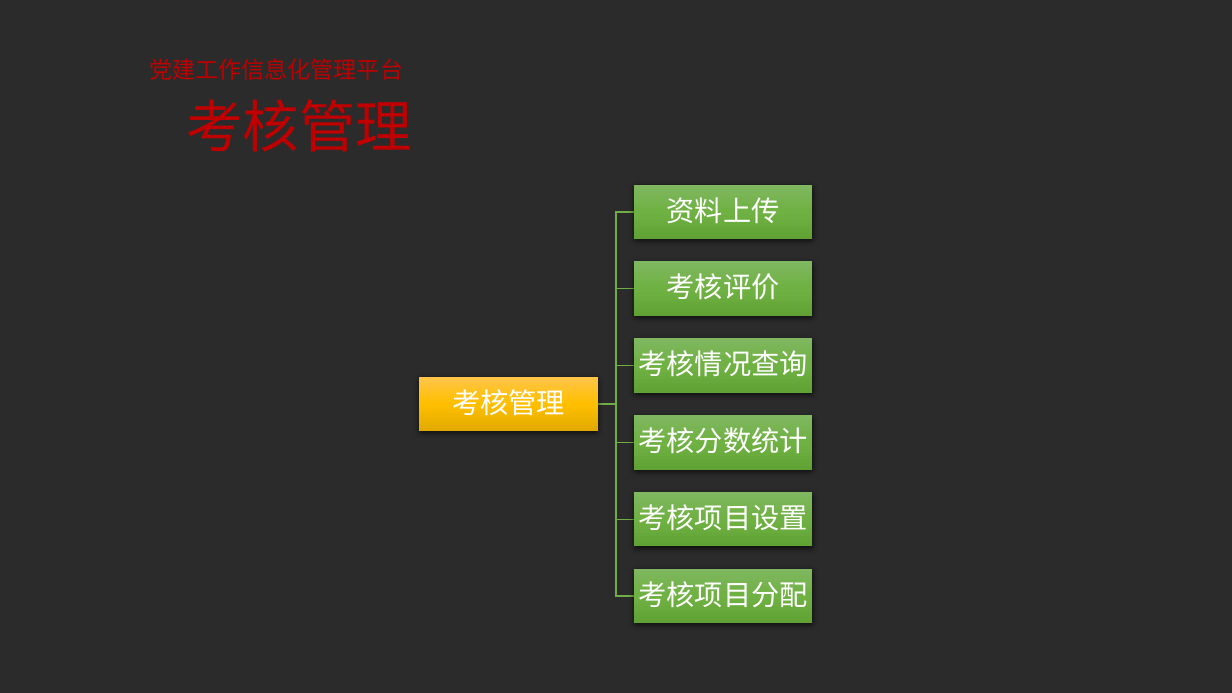
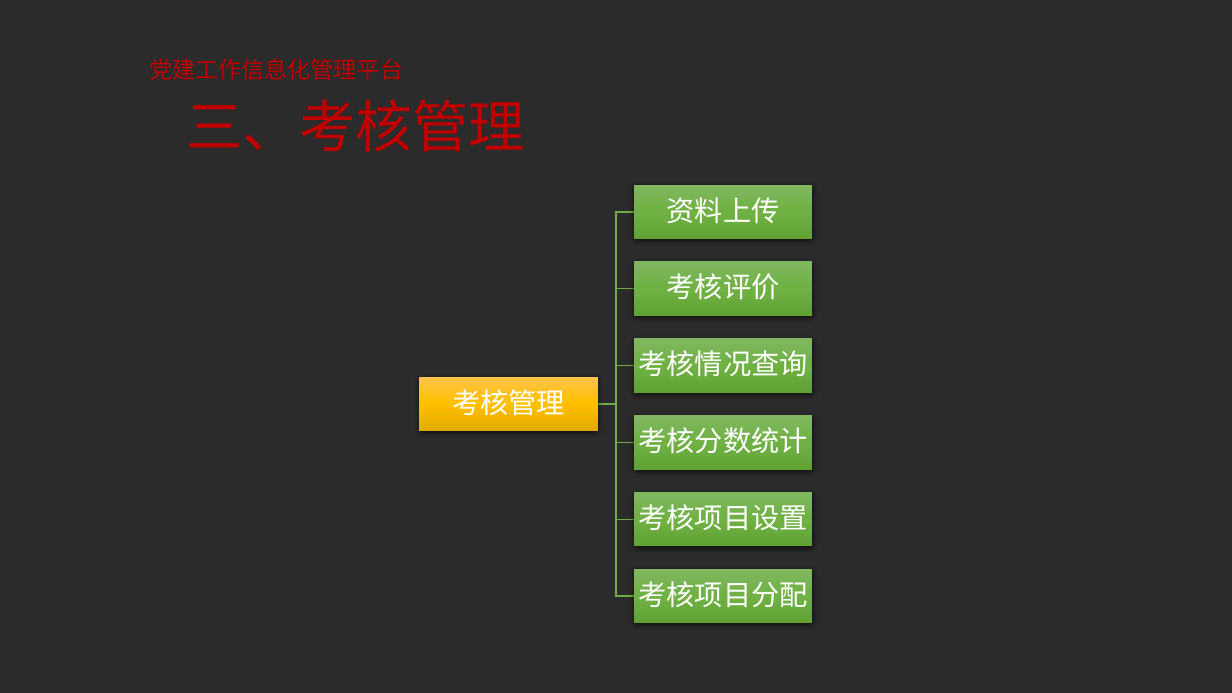
Before and after one commit to rider11-dev/work, a slide deck: slide 5 of PartyBuilding/党建资料/党建演示ppt/党建工作信息化管理平台.pptx (slide 6 before the commit). Drawn at 1232x693 pixels with LibreOffice and Linux fonts; fonts in the diff are those of the drawing; background and template pictures are left out; a plain dark background stands for a picture behind light text. Boxes give left, top, right and bottom in pixels: in the first picture for what was removed or moved away, otherwise in the second. Text is boxed around its words. In the diff, an @@ line names an element or a change of style, - is before the commit and + after.

```diff
--- a/PartyBuilding/党建资料/党建演示ppt/党建工作信息化管理平台.pptx
+++ b/PartyBuilding/党建资料/党建演示ppt/党建工作信息化管理平台.pptx
@@ title at (186, 99, 525, 152): text changed @@
-考核管理
+三、考核管理
```
Also in this commit, not shown: 8 other slides changed, 26 other files.
